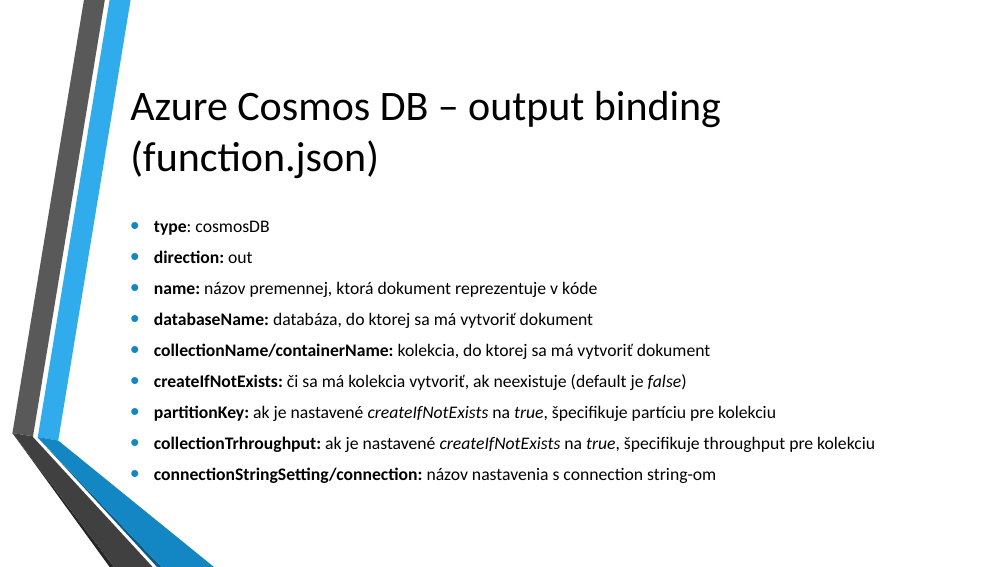
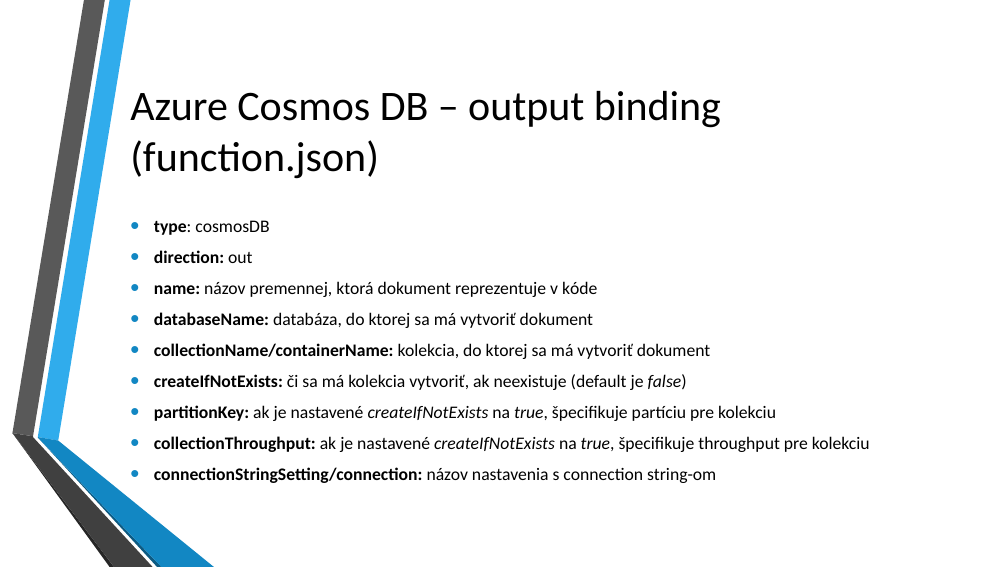
Before and after one commit to kubinko/Azure-Resources-Overview, a slide deck: slide 65 of 04 - Azure Functions/Azure Functions.pptx. Drawn at 1008x567 pixels with LibreOffice and Linux fonts; fonts in the diff are those of the drawing; background and template pictures are left out. Boxes give left, top, right and bottom in pixels: in the first picture for what was removed or moved away, otherwise in the second. Text is boxed around its words. In the diff, an @@ line names an element or a change of style, - is before the commit and + after.

```diff
--- a/04 - Azure Functions/Azure Functions.pptx
+++ b/04 - Azure Functions/Azure Functions.pptx
@@ text at bbox=[154, 436, 870, 452]: text changed @@
-• collectionTrhroughput: ak je nastavené createIfNotExists na true, špecifikuje throughput pre kolekciu
+• collectionThroughput: ak je nastavené createIfNotExists na true, špecifikuje throughput pre kolekciu
```
Also in this commit, not shown: 1 other slide changed, 1 other file.
